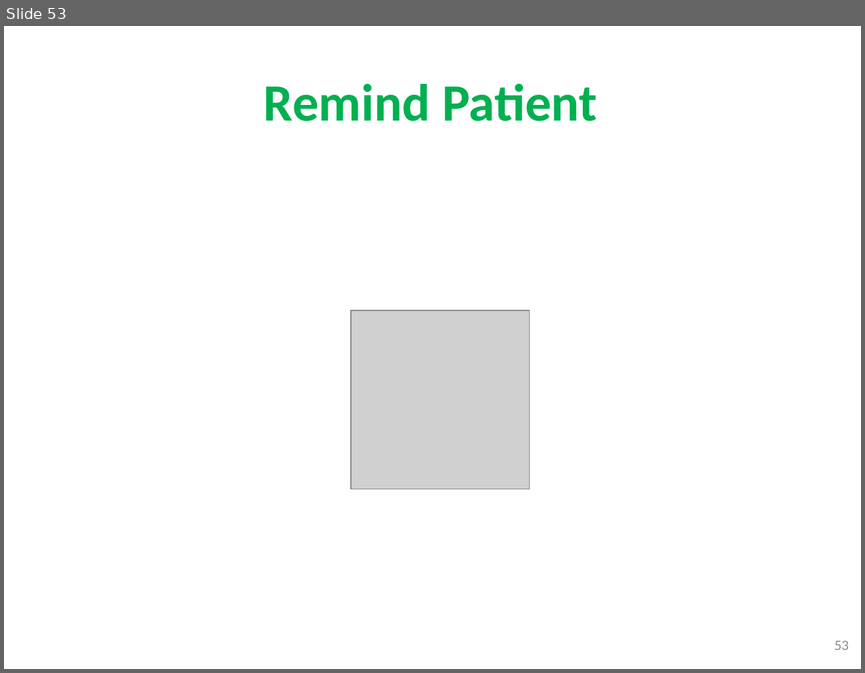
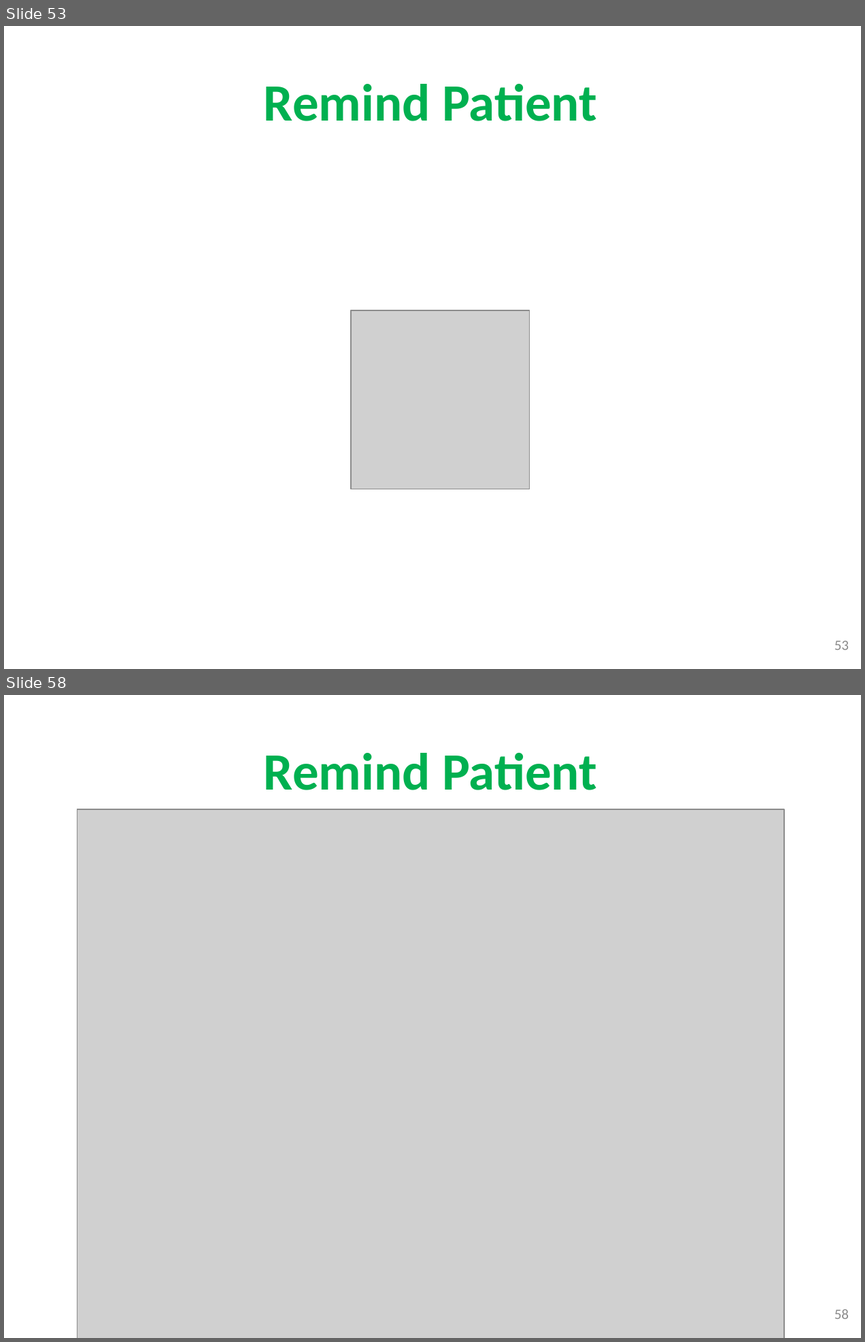
Before and after one commit to quantdse60878/HSTS, a slide deck: docs/Temperature Presentation/Khuong/khuong3.pptx. Shown one above the other, each under a label of ours: slide 53 before the commit, slides 53 and 58 after it; the slides between them are not shown. The pictures are 865x673 and 865x1342 pixels, drawn with LibreOffice and Linux fonts; fonts in the diff are those of the drawing; grey boxes stand for pictures; background and template pictures are left out. Boxes give left, top, right and bottom in pixels: in the first picture for what was removed or moved away, otherwise in the second. Text is boxed around its words. In the diff, an @@ line names an element or a change of style, - is before the commit and + after.

```diff
--- a/docs/Temperature Presentation/Khuong/khuong3.pptx
+++ b/docs/Temperature Presentation/Khuong/khuong3.pptx
@@ slide 58 added at box(4, 695, 861, 1338), background picture (left out) @@
@@ title added at box(264, 753, 597, 790), 44 pt, text #00B050, bold @@
+Remind Patient
@@ picture added at box(77, 809, 784, 1338) @@
@@ page number added at box(834, 1309, 849, 1319), 12 pt, text #8C8C8C @@
+58
```
Also in this commit, not shown: 5 slides changed.
